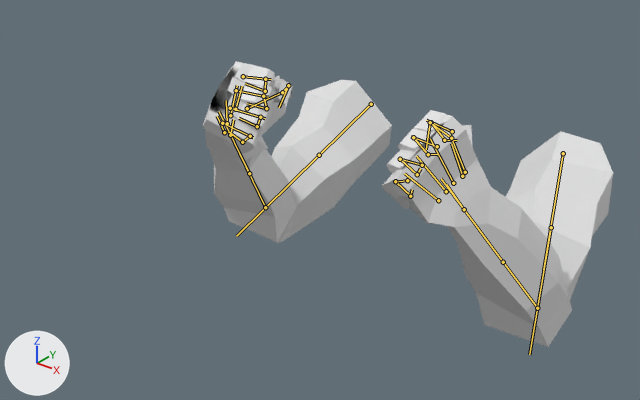
The FBX model Assets/GhostPuncher/sk_fp_arms_charge_punch.fbx, before and after one commit.
Camera for both pictures: a 50 mm lens placed at (0.728, -1.284, 0.371), pointed at (-0.051, -0.31, -0.233). Lighting does not change. The marker at lower left points along +X, +Y and +Z. The picture after the commit comes second. Both versions are drawn at frame 52 of the action 'Scene'; the numbers are the values there. The bones that change, and the others that lie on the model, are drawn over the model as lines.

In view in the first picture: 'NEW ARM'.
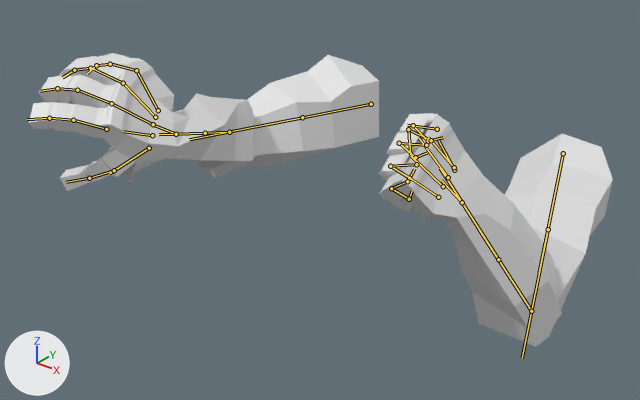
Location of each change, [x1, y1, x2, y2] in pixels of the pictures (640 x 400 px):
'NEW ARM', posed (42% wider): before [202, 61, 613, 347]; after [29, 53, 613, 347]
bone 'DEF-upper_arm.L', root to tip: before (563, 153) to (543, 269); after (563, 153) to (539, 272)
bone 'DEF-forearm.L', root to tip: before (537, 308) to (482, 234); after (531, 311) to (479, 229)
bone 'DEF-forearm.L.001', root to tip: before (503, 262) to (441, 178); after (498, 259) to (440, 168)
bone 'DEF-hand.L', root to tip: before (464, 209) to (446, 184); after (462, 202) to (441, 180)
bone 'DEF-upper_arm.R', root to tip: before (371, 104) to (290, 183); after (371, 104) to (265, 125)
bone 'DEF-forearm.R', root to tip: before (265, 207) to (239, 153); after (229, 132) to (190, 133)
bone 'DEF-forearm.R.001', root to tip: before (249, 173) to (219, 111); after (205, 133) to (159, 134)
bone 'DEF-hand.R', root to tip: before (230, 135) to (233, 119); after (176, 134) to (150, 123)
bone 'DEF-f_index.01.R', root to tip: before (243, 76) to (271, 79); after (106, 129) to (72, 119)
bone 'DEF-f_index.02.R', root to tip: before (265, 79) to (265, 91); after (73, 120) to (49, 118)
bone 'DEF-f_index.03.R', root to tip: before (265, 91) to (245, 83); after (49, 118) to (27, 119)
bone 'DEF-thumb.01.R', root to tip: before (247, 108) to (286, 90); after (149, 148) to (109, 173)
bone 'DEF-thumb.02.R', root to tip: before (282, 92) to (288, 85); after (114, 170) to (89, 178)
bone 'DEF-thumb.03.R', root to tip: before (288, 85) to (279, 107); after (89, 178) to (66, 182)
bone 'DEF-palm.02.R', root to tip: before (230, 115) to (237, 85); after (153, 124) to (111, 103)
bone 'DEF-f_middle.01.R', root to tip: before (236, 90) to (268, 97); after (111, 103) to (76, 89)
bone 'DEF-f_middle.02.R', root to tip: before (263, 96) to (266, 108); after (77, 90) to (57, 88)
bone 'DEF-f_middle.03.R', root to tip: before (266, 108) to (247, 103); after (57, 88) to (40, 91)
bone 'DEF-palm.03.R', root to tip: before (227, 123) to (226, 100); after (155, 117) to (123, 83)
bone 'DEF-f_ring.01.R', root to tip: before (230, 108) to (265, 118); after (123, 83) to (89, 67)
bone 'DEF-f_ring.02.R', root to tip: before (260, 117) to (257, 126); after (90, 68) to (74, 70)
bone 'DEF-f_ring.03.R', root to tip: before (257, 126) to (239, 118); after (74, 70) to (62, 77)
bone 'DEF-palm.04.R', root to tip: before (224, 132) to (217, 116); after (158, 110) to (136, 70)
bone 'DEF-f_pinky.01.R', root to tip: before (222, 123) to (253, 137); after (136, 70) to (109, 63)
bone 'DEF-f_pinky.02.R', root to tip: before (250, 136) to (242, 142); after (110, 64) to (96, 65)
bone 'DEF-f_pinky.03.R', root to tip: before (242, 142) to (228, 131); after (96, 65) to (87, 73)

The edits, one by one:
Bone 'DEF-upper_arm.L' (bone_def_upper_arm_l) turns from (69, 6, -9) to (68, 9, -13) degrees about its own x, y and z.
Bone 'DEF-forearm.L' (bone_def_forearm_l) turns from (69, -32, 14) to (77, -29, 13) degrees about its own x, y and z.
Bone 'DEF-forearm.L.001' (bone_def_forearm_l_001) turns from (0, -8, 0) to (0, 1, 0) degrees about its own x, y and z.
Bone 'DEF-hand.L' (bone_def_hand_l) turns from (20, -12, -14) to (7, 3, -14) degrees about its own x, y and z.
Bone 'DEF-upper_arm.R' (bone_def_upper_arm_r) turns from (69, -6, 9) to (69, 17, -24) degrees about its own x, y and z.
Bone 'DEF-forearm.R' (bone_def_forearm_r) moves from (0.0, -0.006, 0.003) to (0.0, -0.003, 0.001).
Bone 'DEF-forearm.R' (bone_def_forearm_r) turns from (69, 32, -14) to (34, 20, -8) degrees about its own x, y and z.
Bone 'DEF-forearm.R.001' (bone_def_forearm_r_001) moves from (0.0, -0.004, 0.0) to (0.0, -0.002, 0.0).
Bone 'DEF-forearm.R.001' (bone_def_forearm_r_001) turns from (0, 8, 0) to (0, -45, 0) degrees about its own x, y and z.
Bone 'DEF-hand.R' (bone_def_hand_r) moves from (0.0, -0.007, 0.0) to (0.0, -0.004, 0.0).
Bone 'DEF-hand.R' (bone_def_hand_r) turns from (20, 12, 14) to (-113, -52, 76) degrees about its own x, y and z.
Bone 'DEF-f_index.01.R' (bone_def_f_index_01_r) moves from (0.0, -0.013, 0.001) to (0.0, 0.0, 0.0).
Bone 'DEF-f_index.01.R' (bone_def_f_index_01_r) turns from (45, 0, 0) to (-7, 0, -5) degrees about its own x, y and z.
Bone 'DEF-f_index.02.R' (bone_def_f_index_02_r) moves from (0.0, -0.009, 0.003) to (0.0, -0.002, 0.001).
Bone 'DEF-f_index.02.R' (bone_def_f_index_02_r) turns from (93, -1, 0) to (0, -1, 0) degrees about its own x, y and z.
Bone 'DEF-f_index.03.R' (bone_def_f_index_03_r) turns from (91, 0, 0) to (11, 0, 0) degrees about its own x, y and z.
Bone 'DEF-thumb.01.R' (bone_def_thumb_01_r) turns from (-16, -1, -9) to (-16, -2, -13) degrees about its own x, y and z.
Bone 'DEF-thumb.02.R' (bone_def_thumb_02_r) moves from (0.0, -0.007, 0.002) to (-0.001, -0.007, 0.002).
Bone 'DEF-thumb.02.R' (bone_def_thumb_02_r) turns from (48, -23, -14) to (0, -9, -2) degrees about its own x, y and z.
Bone 'DEF-thumb.03.R' (bone_def_thumb_03_r) turns from (28, 29, -91) to (0, 0, 0) degrees about its own x, y and z.
Bone 'DEF-palm.02.R' (bone_def_palm_02_r) turns from (0, 0, 0) to (0, 0, 10) degrees about its own x, y and z.
Bone 'DEF-f_middle.01.R' (bone_def_f_middle_01_r) moves from (0.0, -0.013, 0.006) to (0.0, 0.0, 0.0).
Bone 'DEF-f_middle.01.R' (bone_def_f_middle_01_r) turns from (46, 0, 0) to (-4, 0, 0) degrees about its own x, y and z.
Bone 'DEF-f_middle.02.R' (bone_def_f_middle_02_r) moves from (0.0, -0.007, 0.002) to (0.0, -0.002, 0.001).
Bone 'DEF-f_middle.02.R' (bone_def_f_middle_02_r) turns from (75, 0, 0) to (8, 0, 0) degrees about its own x, y and z.
Bone 'DEF-f_middle.03.R' (bone_def_f_middle_03_r) turns from (92, 0, 0) to (12, 0, 0) degrees about its own x, y and z.
Bone 'DEF-palm.03.R' (bone_def_palm_03_r) turns from (0, 0, 0) to (0, 0, 20) degrees about its own x, y and z.
Bone 'DEF-f_ring.01.R' (bone_def_f_ring_01_r) moves from (0.0, -0.012, 0.014) to (0.0, 0.0, 0.0).
Bone 'DEF-f_ring.01.R' (bone_def_f_ring_01_r) turns from (53, 0, 0) to (-2, 0, 0) degrees about its own x, y and z.
Bone 'DEF-f_ring.02.R' (bone_def_f_ring_02_r) moves from (0.0, -0.007, 0.003) to (0.0, -0.002, 0.001).
Bone 'DEF-f_ring.02.R' (bone_def_f_ring_02_r) turns from (79, 0, 0) to (11, 0, 0) degrees about its own x, y and z.
Bone 'DEF-f_ring.03.R' (bone_def_f_ring_03_r) turns from (93, 0, 0) to (15, 0, 0) degrees about its own x, y and z.
Bone 'DEF-palm.04.R' (bone_def_palm_04_r) turns from (1, 0, 0) to (0, -1, 29) degrees about its own x, y and z.
Bone 'DEF-f_pinky.01.R' (bone_def_f_pinky_01_r) moves from (0.0, -0.005, 0.016) to (0.0, 0.0, 0.0).
Bone 'DEF-f_pinky.01.R' (bone_def_f_pinky_01_r) turns from (58, 0, 0) to (0, 0, 1) degrees about its own x, y and z.
Bone 'DEF-f_pinky.02.R' (bone_def_f_pinky_02_r) moves from (0.0, -0.005, 0.001) to (0.0, -0.001, 0.0).
Bone 'DEF-f_pinky.02.R' (bone_def_f_pinky_02_r) turns from (94, 0, 0) to (9, 0, 0) degrees about its own x, y and z.
Bone 'DEF-f_pinky.03.R' (bone_def_f_pinky_03_r) turns from (93, 0, 0) to (14, 0, 0) degrees about its own x, y and z.
